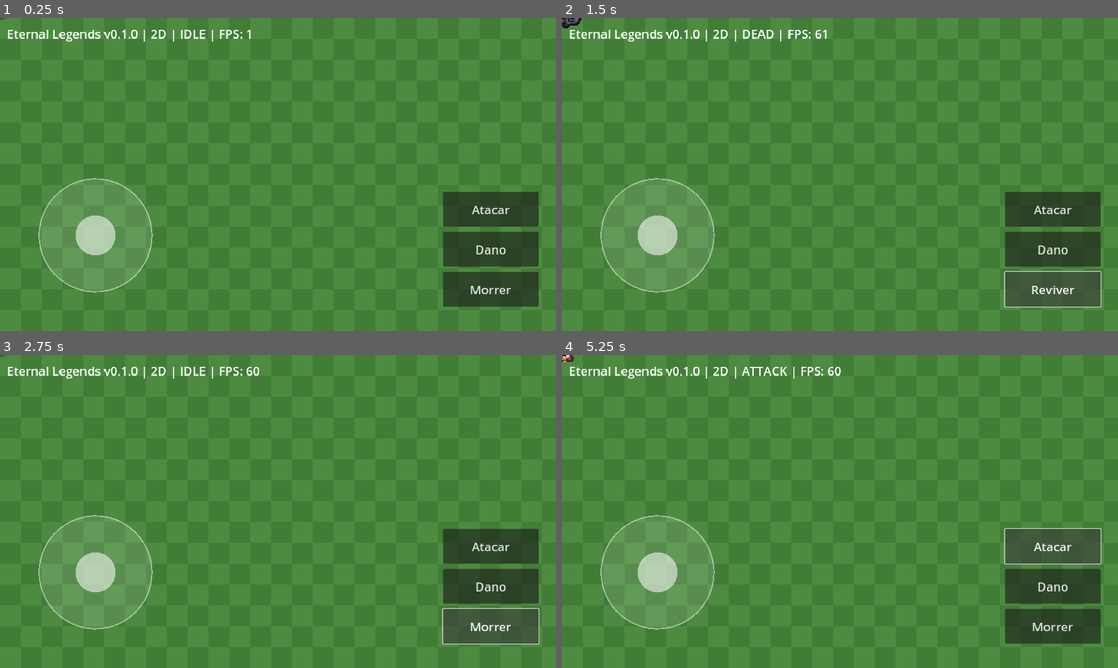
Above: before the commit, frames 1-4 (two rows, left to right).
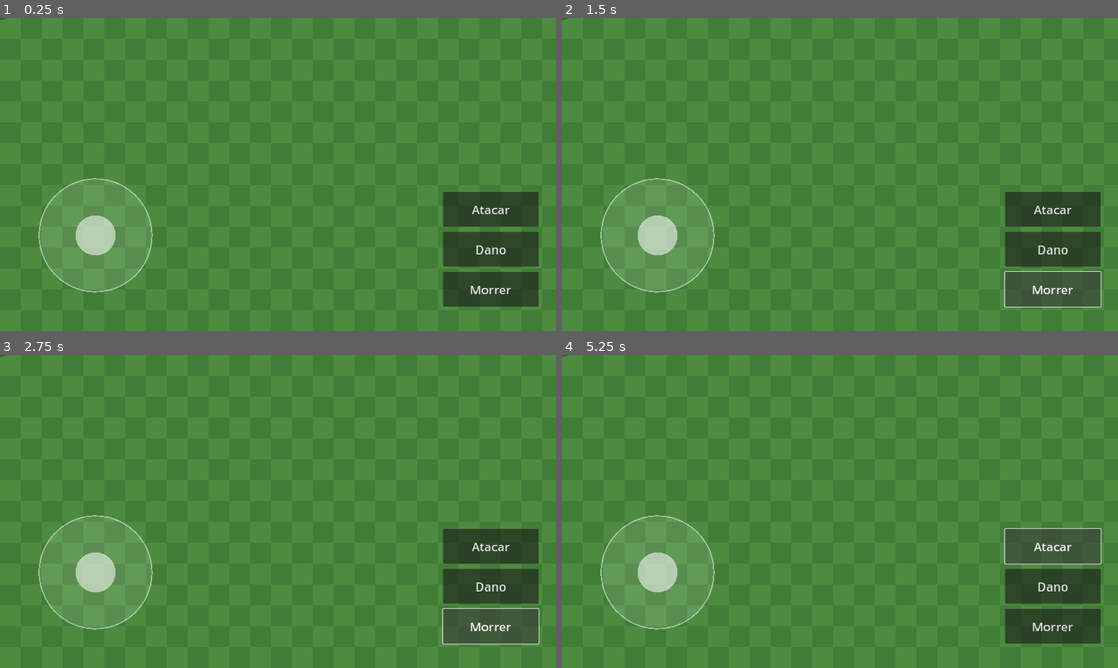
Above: after the commit, the same moments.

Repository: Astelee/eternal-legends-3d.
Game: Godot game, scene res://scenes/main/main.tscn
The game is run twice, just before and just after one commit, with the same random seed, the same clock (stepped at 60 frames per second) and the same inputs.
Inputs:
- Up to frame 1 (0.25 s): no input
- Up to frame 2 (1.5 s): click "Atacar" at 0.5 s; click "Morrer" at 1.25 s
- Up to frame 3 (2.75 s): click "Reviver" (after the commit: "Morrer") at 2 s
- Up to frame 4 (5.25 s): click "Atacar" at 2.75 s; click "Morrer" at 3.5 s; click "Reviver" (after the commit: "Morrer") at 4.25 s; click "Atacar" at 5 s

The runs differ from the first frame. In frame 1, 0.5% of the frame differs, in the area x 1-46%, y 3-8%; in frame 2, 0.8%, in the area x 0-93%, y 0-89%; in frame 3, 0.6%; in frame 4, 0.7%.
Error after the commit: Invalid assignment of property or key 'joystick' with value of type 'Control (VirtualJoystick)' on a base object of type 'null instance'. (res://scripts/main/m…

Commit message:
Atualizar o main.gd

Diff:
--- a/scripts/main/main.gd
+++ b/scripts/main/main.gd
@@ -1,6 +1,6 @@
 extends Node2D
 
-@onready var _player: Player = $Player
+@onready var _player: Player = $Town/Player
 @onready var _joystick: VirtualJoystick = $UI/Joystick
 @onready var _info: Label = $UI/InfoLabel
 @onready var _attack_button: Button = $UI/Actions/AttackButton
@@ -18,7 +18,7 @@
 
 func _process(_delta: float) -> void:
 	var state_name: String = Player.State.keys()[_player.state]
-	_info.text = "%s v%s | 2D | %s | FPS: %d" % [Game.GAME_NAME, Game.VERSION, state_name, Engine.get_frames_per_second()]
+	_info.text = "%s v%s | Cidade | %s | FPS: %d" % [Game.GAME_NAME, Game.VERSION, state_name, Engine.get_frames_per_second()]
 
 
 func _on_death_pressed() -> void:
